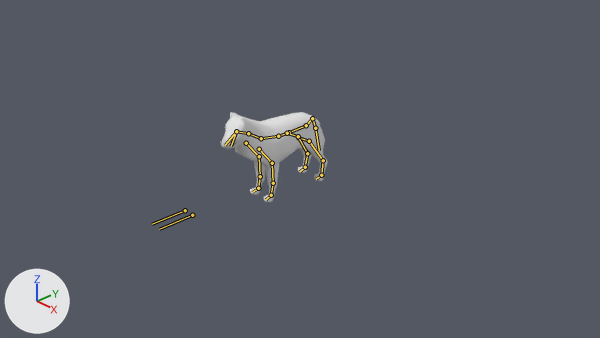
A saved change to the Blender file Assets/Models/wolf.blend.
Camera for both pictures: the file's camera 'Camera'. Arrows for +X, +Y and +Z are at lower left; the lights stay in place. The bones that bend it are drawn over the model as lines.
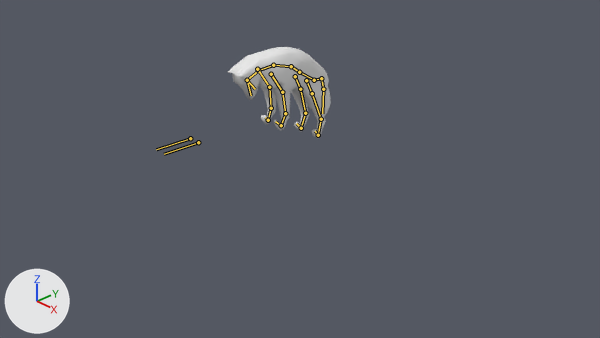
The newer file adds an action. The first version stands in its rest pose; the second is drawn at frame 1 of the action 'airborne'.

The edits, one by one:
Bone 'Hips' (bone_hips) moves from (0.0, 0.0, 0.0) to (0.0, -0.207, 0.767).
Bone 'Hips' (bone_hips) turns from (0, 0, 0) to (34, 0, 0) degrees about its own x, y and z.
Bone 'Chest' (bone_chest) moves from (0.0, 0.0, 0.0) to (0.0, 0.688, 0.393).
Bone 'Chest' (bone_chest) turns from (0, 0, 0) to (28, 0, 0) degrees about its own x, y and z.
Bone 'Neck' (bone_neck) moves from (0.0, 0.0, 0.0) to (0.0, 0.401, 1.215).
Bone 'Neck' (bone_neck) turns from (0, 0, 0) to (42, 0, 0) degrees about its own x, y and z.
Bone 'Head' (bone_head) moves from (0.0, 0.0, 0.0) to (0.0, 0.294, 0.07).
Bone 'Head' (bone_head) turns from (0, 0, 0) to (9, 0, 0) degrees about its own x, y and z.
Bone 'Snout' (bone_snout) moves from (0.0, 0.0, 0.0) to (0.0, 0.657, 0.497).
Bone 'Snout' (bone_snout) turns from (0, 0, 0) to (-26, 0, 0) degrees about its own x, y and z.
Bone 'Jaw' (bone_jaw) moves from (0.0, 0.0, 0.0) to (0.0, 0.368, 0.738).
Bone 'Jaw' (bone_jaw) turns from (0, 0, 0) to (-26, 0, 0) degrees about its own x, y and z.
Bone 'TailUpper' (bone_tailupper) moves from (0.0, 0.0, 0.0) to (0.007, 0.177, 0.977).
Bone 'TailUpper' (bone_tailupper) turns from (0, 0, 0) to (-30, -2, -1) degrees about its own x, y and z.
Bone 'TailTip' (bone_tailtip) moves from (0.0, 0.0, 0.0) to (0.009, 0.022, 0.034).
Bone 'TailTip' (bone_tailtip) turns from (0, 0, 0) to (7, -1, -1) degrees about its own x, y and z.
Bone 'FrontIK.L' (bone_frontik_l) moves from (0.0, 0.0, 0.0) to (-0.002, 0.252, 1.171).
Bone 'FrontIK.L' (bone_frontik_l) turns from (0, 0, 0) to (65, 0, 0) degrees about its own x, y and z.
Bone 'BackIK.L' (bone_backik_l) moves from (0.0, 0.0, 0.0) to (0.008, -0.119, -0.795).
Bone 'BackIK.L' (bone_backik_l) turns from (0, 0, 0) to (67, 0, 0) degrees about its own x, y and z.
Bone 'FrontIK.R' (bone_frontik_r) moves from (0.0, 0.0, 0.0) to (-0.002, 0.252, 1.171).
Bone 'FrontIK.R' (bone_frontik_r) turns from (0, 0, 0) to (65, 0, 0) degrees about its own x, y and z.
Bone 'BackIK.R' (bone_backik_r) moves from (0.0, 0.0, 0.0) to (0.008, -0.119, -0.795).
Bone 'BackIK.R' (bone_backik_r) turns from (0, 0, 0) to (67, 0, 0) degrees about its own x, y and z.
Bone 'BackPole.R' (bone_backpole_r) moves from (0.0, 0.0, 0.0) to (0.0, -0.207, 1.146).

Where the change shows, as pixel boxes (x1, y1, x2, y2) in the pictures (600 x 338 px):
'Cube', posed: before (221, 112, 328, 202); after (228, 47, 331, 139)
bone 'Hips', root to tip: before (306, 125) to (289, 132); after (314, 80) to (299, 72)
bone 'Chest', root to tip: before (278, 136) to (261, 138); after (291, 66) to (273, 65)
bone 'Neck', root to tip: before (261, 138) to (248, 133); after (273, 65) to (258, 70)
bone 'Head', root to tip: before (248, 133) to (236, 131); after (258, 70) to (247, 80)
bone 'Snout', root to tip: before (236, 131) to (225, 145); after (247, 80) to (251, 95)
bone 'Jaw', root to tip: before (236, 131) to (231, 146); after (247, 80) to (255, 89)
bone 'TailUpper', root to tip: before (312, 118) to (315, 128); after (321, 78) to (323, 89)
bone 'TailTip', root to tip: before (315, 128) to (319, 150); after (323, 89) to (322, 113)
